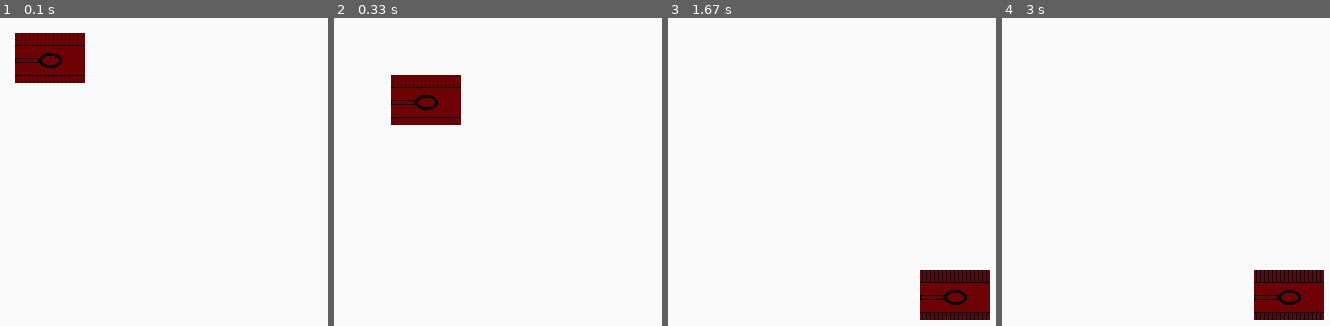
Above: before the commit, frames 1-4 (left to right).
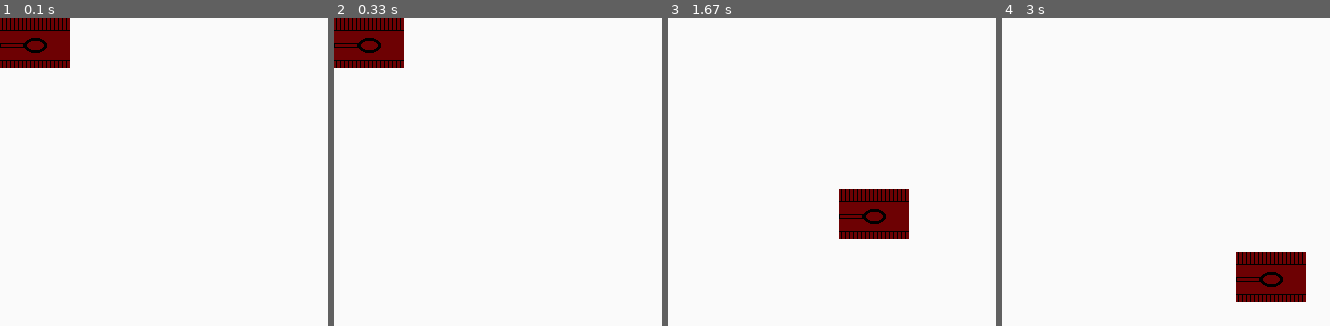
Above: after the commit, the same moments.

Repository: gamesketches/strataGem
Game: pygame game, started from main.py
Same seed, same stepped clock (60 frames per second), same inputs: the game is played once before the commit and once after it. The source is Python 2; it was converted automatically to run under Python 3.
Inputs (mouse positions are in pixels of both pictures, inside the frame that each line leads up to):
- Up to frame 1 (0.1 s): no input
- Up to frame 2 (0.33 s): no input
- Up to frame 3 (1.67 s): click (704, 42) at 0.38 s; click (904, 301) at 0.72 s
- Up to frame 4 (3 s): no input

The runs differ from the first frame. In frame 1, 3.7% of the frame differs, in the area x 0-26%, y 0-22%; in frame 2, 6.9%, in the area x 0-39%, y 0-35%; in frame 3, 6.9%; in frame 4, 4.2%.

Commit message:
Mouse interaction works for at least one tank. Got to try it for two now

Diff:
--- a/main.py
+++ b/main.py
@@ -1,4 +1,4 @@
-import pygame, sys, os
+import pygame, sys, os, math
 from pygame.locals import *
 
 if not pygame.font: print 'Warning, fonts disabled'
@@ -43,6 +43,10 @@
     def getTuple(self):
         return (self.x,self.y)
 
+def distance(point1, point2):
+    return math.sqrt(math.pow(point2.x - point1.x, 2), math.pow(point2.y - point1.y, 2))
+
+
 class Tank(pygame.sprite.Sprite):
     """Main unit of the game, gets selected when clicked on, and moves"""
     def __init__(self):
@@ -60,7 +64,7 @@
                 else:
                     self.target = None
             else:
-                if distance(self, self.target) >= 20:
+                if distance(Point(self.rect.center.x,self.rect.center.y), Point(self.target.x, self.target.y)) >= 20:
                     self.pressForward()
                 else:
                     print "Engaging"
@@ -90,7 +94,6 @@
     pygame.init()
     screen = pygame.display.set_mode((468, 500))
     pygame.display.set_caption('Monkey Fever')
-    pygame.mouse.set_visible(0)
 
     #Create the background
     background = pygame.Surface(screen.get_size())
@@ -108,9 +111,10 @@
 
     #Prepare Game Objects
     tank = Tank()
-    tank.target = Point(300,300)
     allsprites = pygame.sprite.Group(tank)
     clock = pygame.time.Clock()
+
+    curSelected = None
 
     going = True
     while going:
@@ -121,6 +125,22 @@
                 pygame.quit()
             elif event.type == KEYDOWN and event.key == K_ESCAPE:
                 pygame.quit()
+            elif event.type == MOUSEBUTTONDOWN:
+                selectedSomething = False
+                for i in allsprites.sprites():
+                    if i.rect.collidepoint(pygame.mouse.get_pos()):
+                        if curSelected is None:
+                            curSelected = i
+                            selectedSomething = True
+                            break
+                        else:
+                            curSelected.target = i
+                            curSelected = None
+                            selectedSomething = True
+                            break
+                if not selectedSomething and curSelected is not None:
+                    curSelected.target = Point(pygame.mouse.get_pos()[0], pygame.mouse.get_pos()[1])
+                    curSelected = None
 
         screen.blit(background, (0,0))
         allsprites.update()
